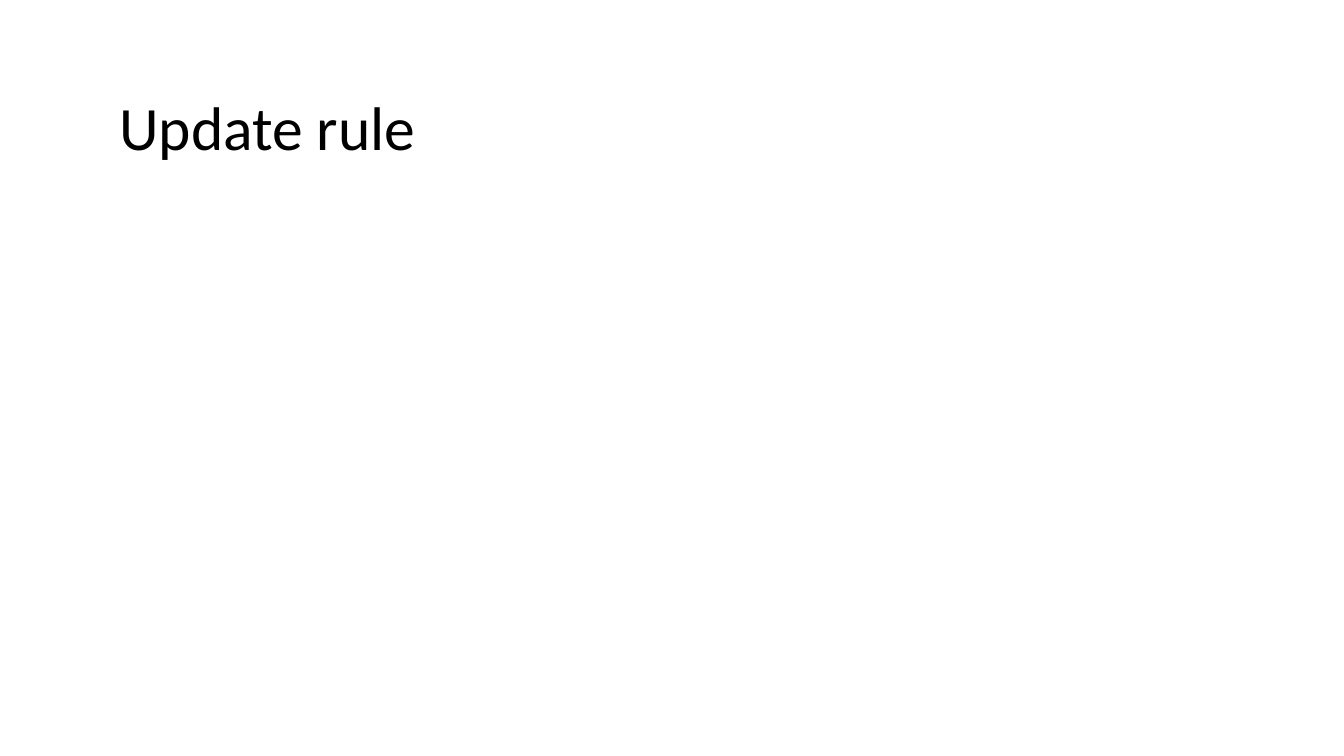
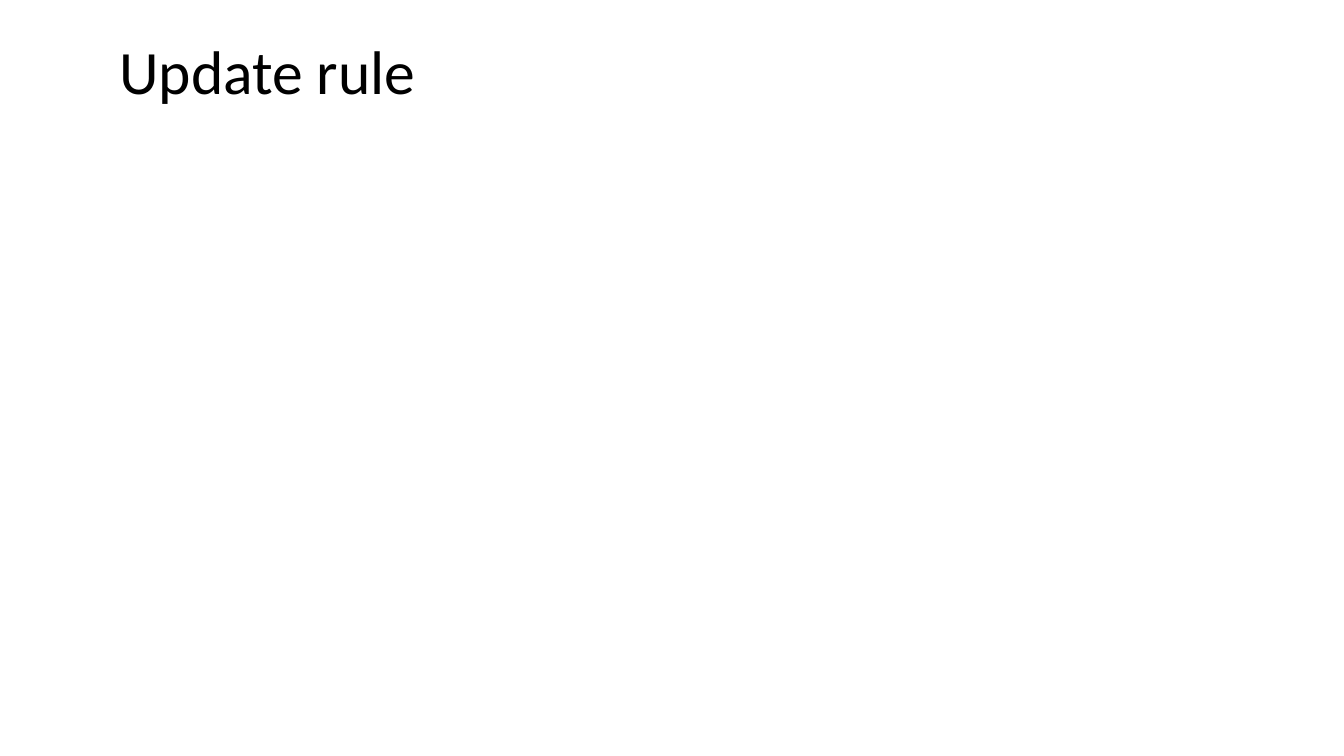
Before and after one commit to xfdywy/RL, a slide deck: slide 8 of some slide/rl theory.pptx. Drawn at 1344x756 pixels with LibreOffice and Linux fonts; fonts in the diff are those of the drawing; grey boxes stand for pictures. Boxes give left, top, right and bottom in pixels: in the first picture for what was removed or moved away, otherwise in the second. Text is boxed around its words. In the diff, an @@ line names an element or a change of style, - is before the commit and + after.

```diff
--- a/some slide/rl theory.pptx
+++ b/some slide/rl theory.pptx
@@ text "Update rule": place and size @@
-text "Update rule" at (119,107,415,160)
+text "Update rule" at (119,51,415,104)
```
Also in this commit, not shown: 4 other slides changed, 5 slides added, 1 slide removed, 1 other file.
